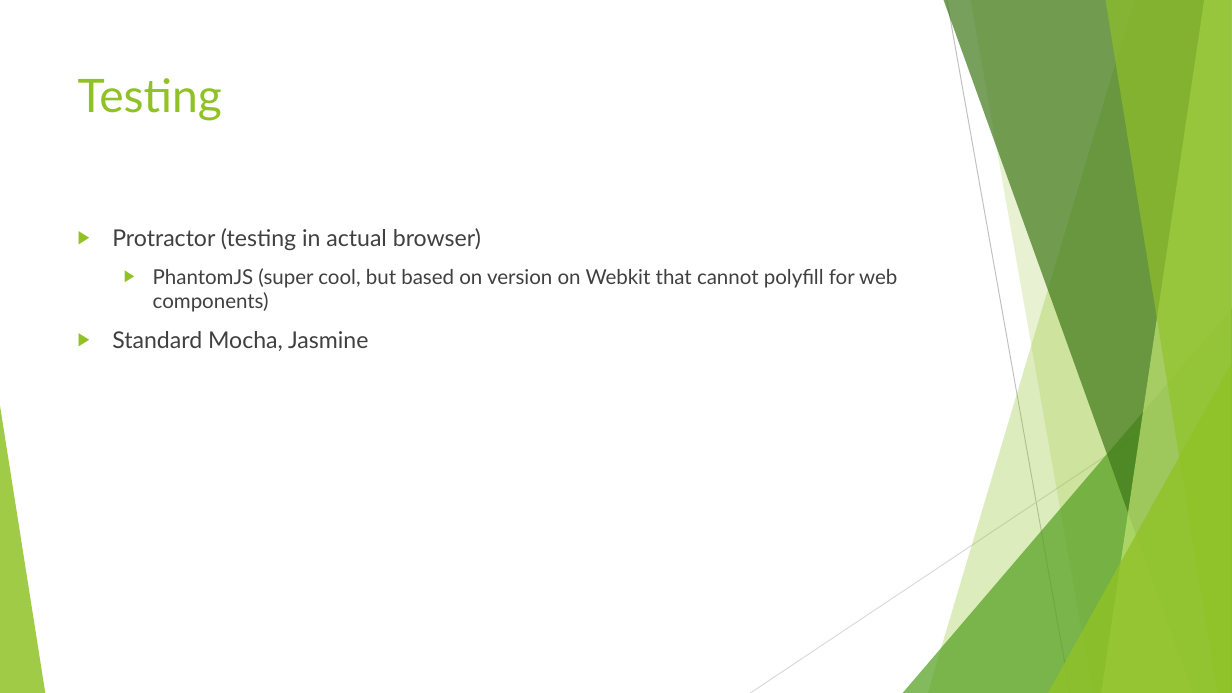
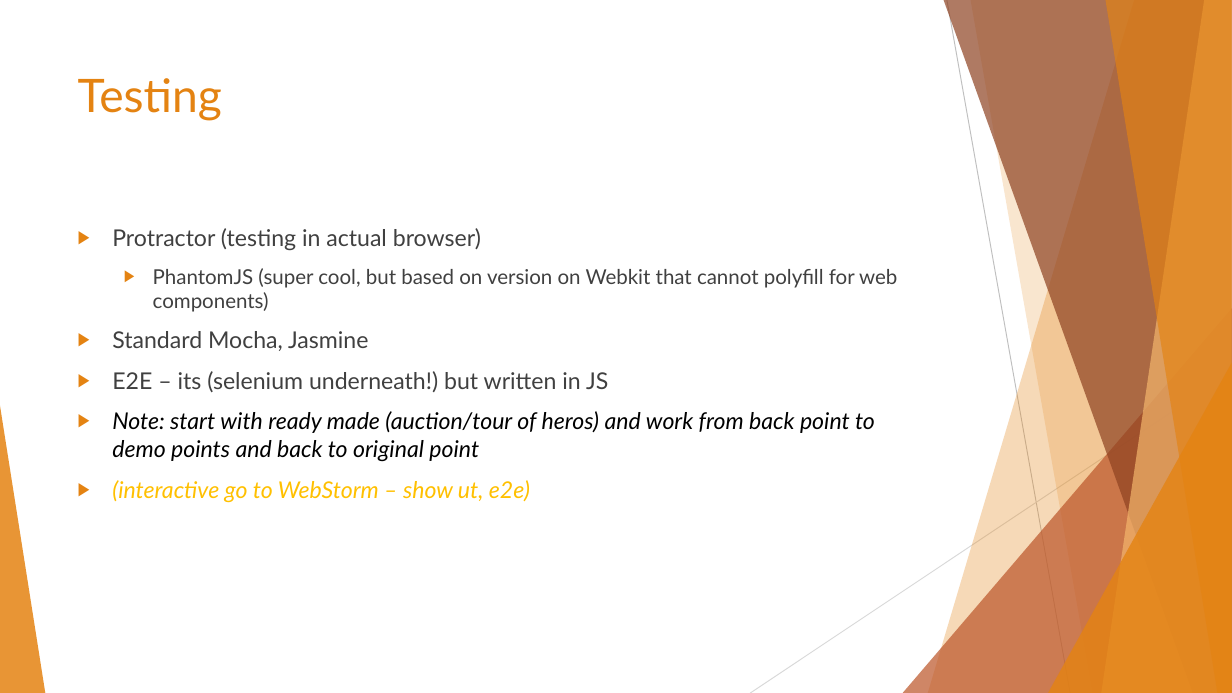
Before and after one commit to cwelrod/Demo, a slide deck: slide 6 of Angular 2 with TypeScript cont of MontJUG Spring Demo.pptx. Drawn at 1232x693 pixels with LibreOffice and Linux fonts; fonts in the diff are those of the drawing. Boxes give left, top, right and bottom in pixels: in the first picture for what was removed or moved away, otherwise in the second. Text is boxed around its words. In the diff, an @@ line names an element or a change of style, - is before the commit and + after.

```diff
--- a/Angular 2 with TypeScript cont of MontJUG Spring Demo.pptx
+++ b/Angular 2 with TypeScript cont of MontJUG Spring Demo.pptx
@@ freeform shape at (928, 0, 1232, 693): fill #90C226 at 30% opacity to #E48312 at 30% opacity @@
@@ freeform shape at (944, 0, 1232, 693): fill #3F7819 at 70% opacity to #8E4221 at 70% opacity @@
@@ freeform shape at (970, 0, 1232, 693): fill #90C226 at 20% opacity to #E48312 at 20% opacity @@
@@ freeform shape at (1102, 0, 1232, 693): fill #C0E474 at 70% opacity to #F3B56C at 70% opacity @@
@@ freeform shape at (1105, 0, 1232, 693): fill #90C226 at 65% opacity to #E48312 at 65% opacity @@
@@ title "Testing" at (78, 78, 222, 121): text colour #90C226 to #E48312 @@
@@ text at (112, 228, 897, 351): bullet colour #90C226 to #E48312 @@
@@ triangle at (903, 308, 1232, 693): fill #54A021 at 72% opacity to #BD582C at 72% opacity @@
@@ text at (112, 371, 875, 503): paragraphs added @@
+▶ E2E – its (selenium underneath!) but written in JS
+▶ Note: start with ready made (auction/tour of heros) and work from back point to demo points and back to original point
+▶ (interactive go to WebStorm – show ut, e2e)
@@ triangle at (1048, 363, 1232, 693): fill #90C226 at 80% opacity to #E48312 at 80% opacity @@
@@ triangle at (0, 406, 45, 693): fill #90C226 at 85% opacity to #E48312 at 85% opacity @@
```
Also in this commit, not shown: 14 other slides changed, 1 slide added, 11 slides removed.
